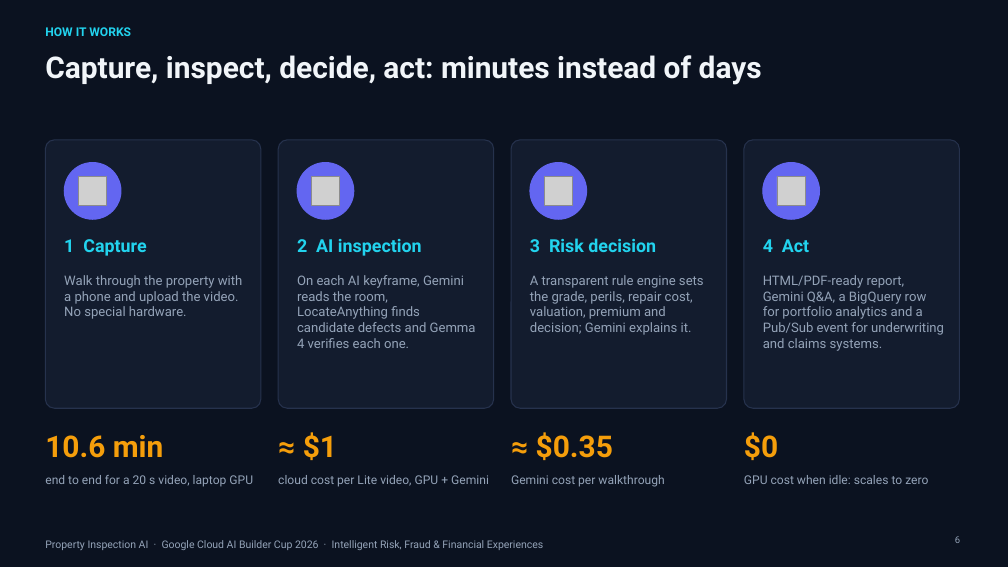
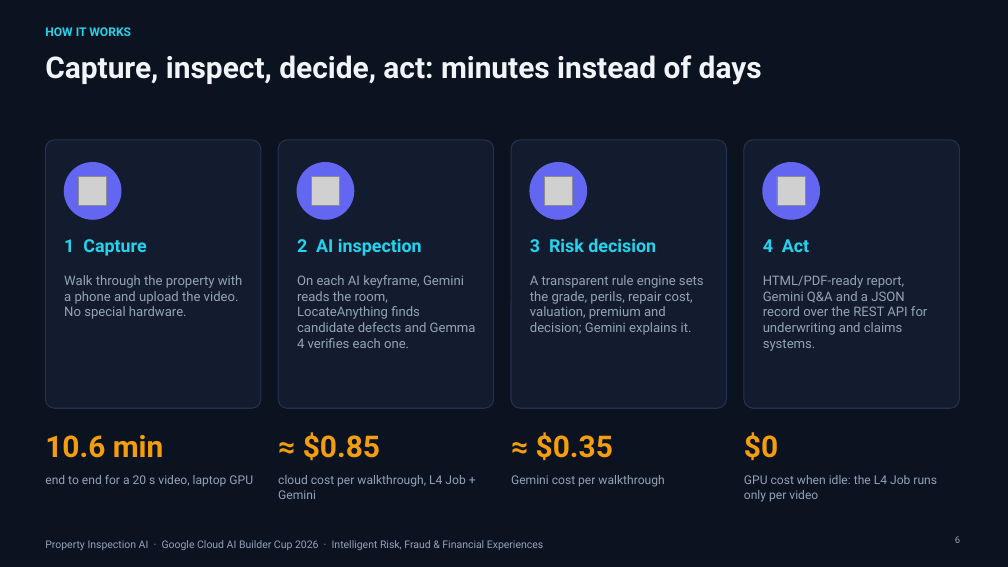
Before and after one commit to XCore-Lab/property-inspection-ai, a slide deck: slide 6 of docs/pitch-deck/Property_Inspection_AI_Pitch.pptx. Drawn at 1008x567 pixels with LibreOffice and Linux fonts; fonts in the diff are those of the drawing; grey boxes stand for pictures; background and template pictures are left out. Boxes give left, top, right and bottom in pixels: in the first picture for what was removed or moved away, otherwise in the second. Text is boxed around its words. In the diff, an @@ line names an element or a change of style, - is before the commit and + after.

```diff
--- a/docs/pitch-deck/Property_Inspection_AI_Pitch.pptx
+++ b/docs/pitch-deck/Property_Inspection_AI_Pitch.pptx
@@ text at [763,275,927,351]: text changed @@
-HTML/PDF-ready report, Gemini Q&A, a BigQuery row for portfolio analytics and a Pub/Sub event for underwriting and claims systems.
+HTML/PDF-ready report, Gemini Q&A and a JSON record over the REST API for underwriting and claims systems.
@@ text at [303,432,380,460]: text changed @@
-≈ $1
+≈ $0.85
@@ text at [278,475,465,499]: text changed @@
-cloud cost per Lite video, GPU + Gemini
+cloud cost per walkthrough, L4 Job + Gemini
@@ text at [744,475,937,502]: text changed @@
-GPU cost when idle: scales to zero
+GPU cost when idle: the L4 Job runs only per video
```
Also in this commit, not shown: 12 other slides changed, 3 other files.
